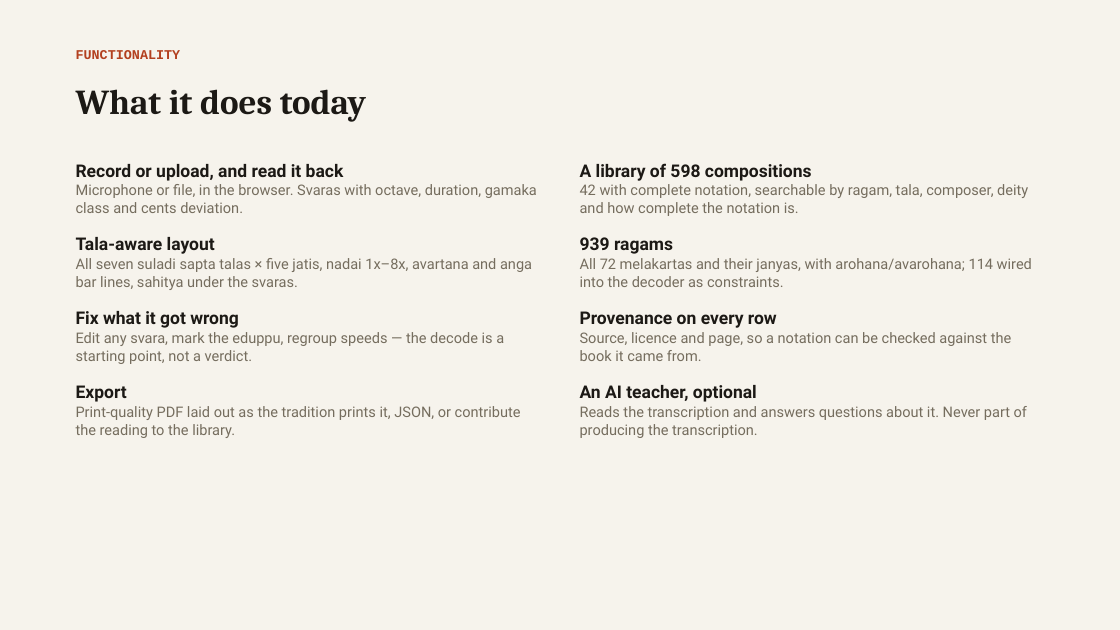
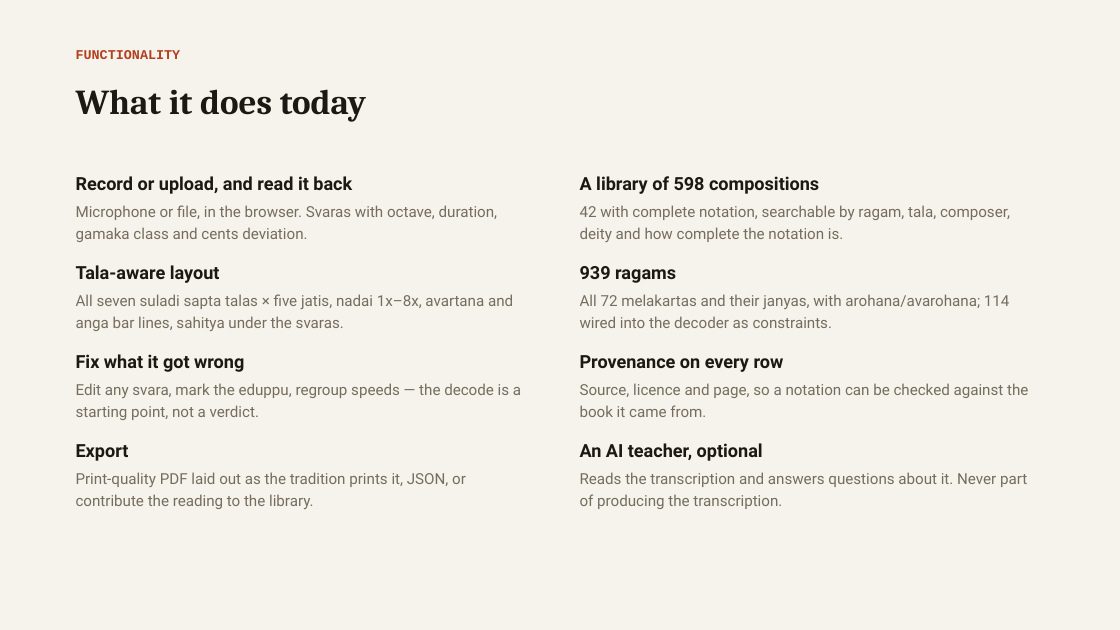
Before and after one commit to vinoth4v/sruthiscribe, a slide deck: slide 4 of SruthiScribe-pitch.pptx. Drawn at 1120x630 pixels with LibreOffice and Linux fonts; fonts in the diff are those of the drawing. Boxes give left, top, right and bottom in pixels: in the first picture for what was removed or moved away, otherwise in the second. Text is boxed around its words. In the diff, an @@ line names an element or a change of style, - is before the commit and + after.

```diff
--- a/SruthiScribe-pitch.pptx
+++ b/SruthiScribe-pitch.pptx
@@ text "Record or upload, and read ...": place and size @@
-text "Record or upload, and read ..." at [76, 164, 344, 181]
+text "Record or upload, and read ..." at [76, 176, 352, 194]
@@ text "A library of 598 compositions": place and size @@
-text "A library of 598 compositions" at [580, 163, 812, 181]
+text "A library of 598 compositions" at [580, 176, 819, 194]
@@ text "Microphone or file, in the ...": place and size @@
-text "Microphone or file, in the ..." at [76, 184, 537, 213]
+text "Microphone or file, in the ..." at [76, 205, 498, 242]
@@ text "42 with complete notation, searchable ...": place and size @@
-text "42 with complete notation, searchable ..." at [580, 184, 1028, 216]
+text "42 with complete notation, searchable ..." at [580, 205, 1010, 242]
@@ text "Tala-aware layout": place and size @@
-text "Tala-aware layout" at [76, 237, 215, 254]
+text "Tala-aware layout" at [76, 265, 220, 283]
@@ text "939 ragams": place and size @@
-text "939 ragams" at [580, 237, 673, 254]
+text "939 ragams" at [580, 266, 676, 283]
@@ text "All seven suladi sapta talas ...": place and size @@
-text "All seven suladi sapta talas ..." at [76, 258, 532, 290]
+text "All seven suladi sapta talas ..." at [76, 294, 513, 331]
@@ text "All 72 melakartas and their ...": place and size @@
-text "All 72 melakartas and their ..." at [580, 258, 1032, 287]
+text "All 72 melakartas and their ..." at [580, 294, 1010, 328]
@@ text "Fix what it got wrong": place and size @@
-text "Fix what it got wrong" at [76, 311, 239, 328]
+text "Fix what it got wrong" at [76, 354, 244, 372]
@@ text "Provenance on every row": place and size @@
-text "Provenance on every row" at [580, 311, 777, 328]
+text "Provenance on every row" at [580, 355, 784, 372]
@@ text "Edit any svara, mark the ...": place and size @@
-text "Edit any svara, mark the ..." at [76, 332, 504, 364]
+text "Edit any svara, mark the ..." at [76, 383, 521, 420]
@@ text "Source, licence and page, so ...": place and size @@
-text "Source, licence and page, so ..." at [580, 332, 1012, 361]
+text "Source, licence and page, so ..." at [580, 383, 1028, 417]
@@ text "Export": place and size @@
-text "Export" at [76, 385, 127, 402]
+text "Export" at [76, 444, 129, 461]
@@ size 15 to 15.5 pt in 8 elements at [76, 176, 352, 194], [580, 176, 819, 194], [76, 265, 220, 283], [580, 266, 676, 283], [76, 354, 244, 372], [580, 355, 784, 372], [76, 444, 129, 461], [580, 443, 763, 461] @@
@@ text "An AI teacher, optional": place and size @@
-text "An AI teacher, optional" at [580, 385, 757, 402]
+text "An AI teacher, optional" at [580, 443, 763, 461]
@@ text "Print-quality PDF laid out as ...": place and size @@
-text "Print-quality PDF laid out as ..." at [76, 406, 521, 438]
+text "Print-quality PDF laid out as ..." at [76, 472, 466, 509]
@@ size 12.5 to 13 pt; line spacing 1 to 1.25 in 8 elements at [76, 205, 498, 242], [580, 205, 1010, 242], [76, 294, 513, 331], [580, 294, 1010, 328], [76, 383, 521, 420], [580, 383, 1028, 417], [76, 472, 466, 509], [580, 472, 1027, 509] @@
@@ text "Reads the transcription and answers ...": place and size @@
-text "Reads the transcription and answers ..." at [580, 406, 1027, 438]
+text "Reads the transcription and answers ..." at [580, 472, 1027, 509]
```
Also in this commit, not shown: 8 other slides changed, 6 other files.
